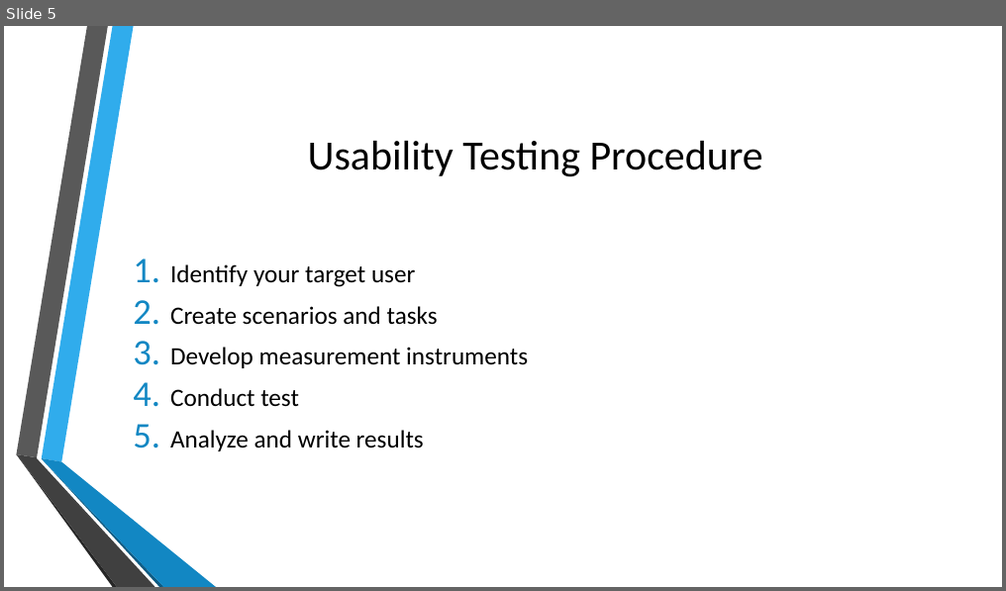
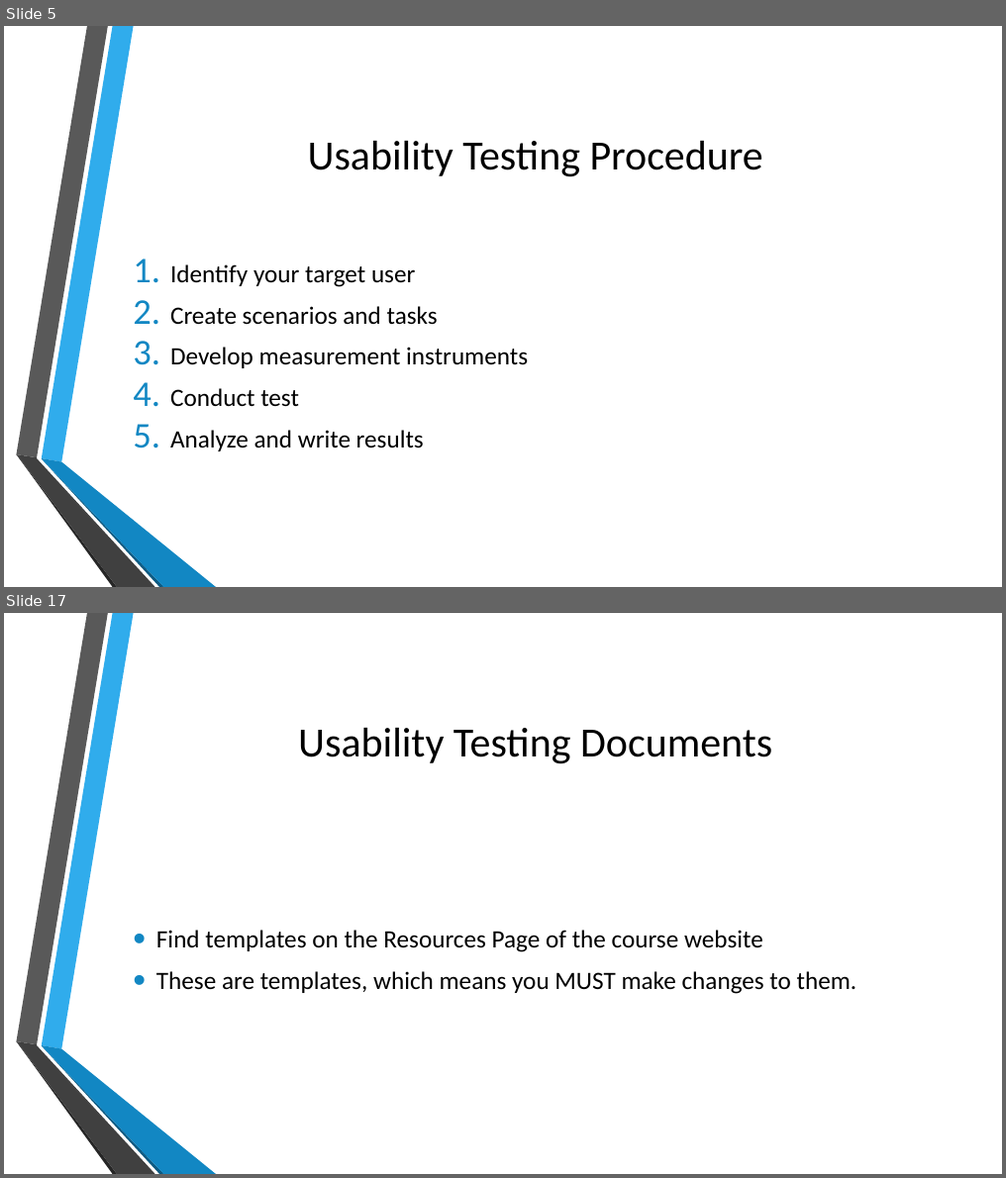
Before and after one commit to doctorlam/tecm4180, a slide deck: readings/usability.pptx. Shown one above the other, each under a label of ours: slide 5 before the commit, slides 5 and 17 after it; the slides between them are not shown. The pictures are 1006x591 and 1006x1178 pixels, drawn with LibreOffice and Linux fonts; fonts in the diff are those of the drawing; background and template pictures are left out. Boxes give left, top, right and bottom in pixels: in the first picture for what was removed or moved away, otherwise in the second. Text is boxed around its words. In the diff, an @@ line names an element or a change of style, - is before the commit and + after.

```diff
--- a/readings/usability.pptx
+++ b/readings/usability.pptx
@@ slide 17 added at <box>4,613,1002,1174</box>, background picture (left out); not listed: 6 template elements that a slide beside it also shows @@
@@ title added at <box>298,728,772,764</box>, 40 pt, text #000000 @@
+Usability Testing Documents
@@ text added at <box>156,930,857,994</box>, 24 pt, text #000000 @@
+• Find templates on the Resources Page of the course website
+• These are templates, which means you MUST make changes to them.
```
Also in this commit, not shown: 2 slides changed, 12 other slides added, 7 other files.
